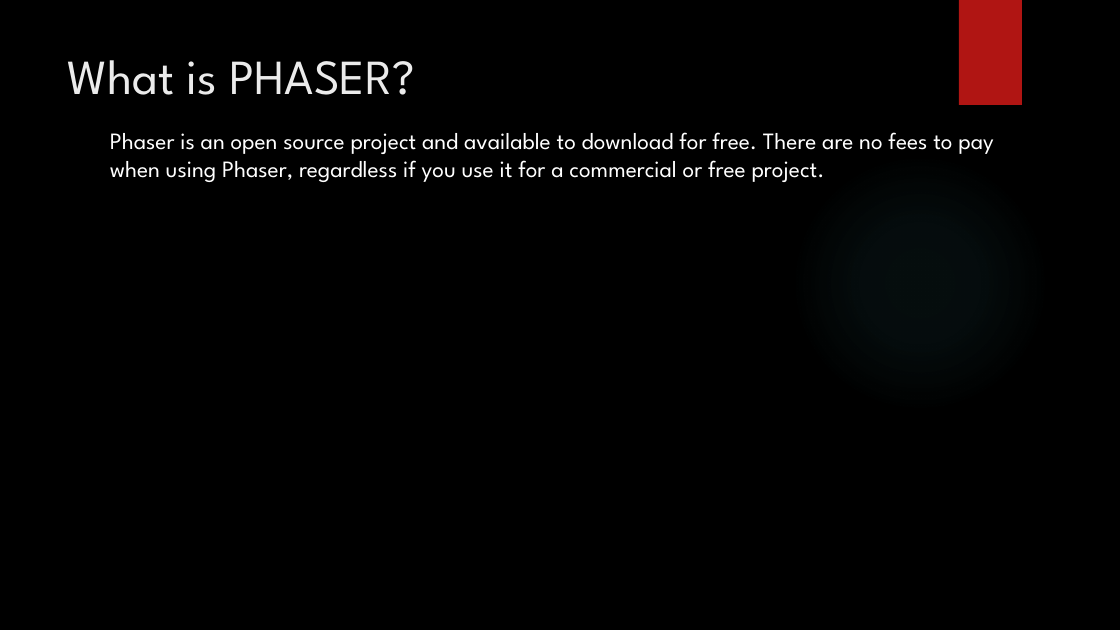
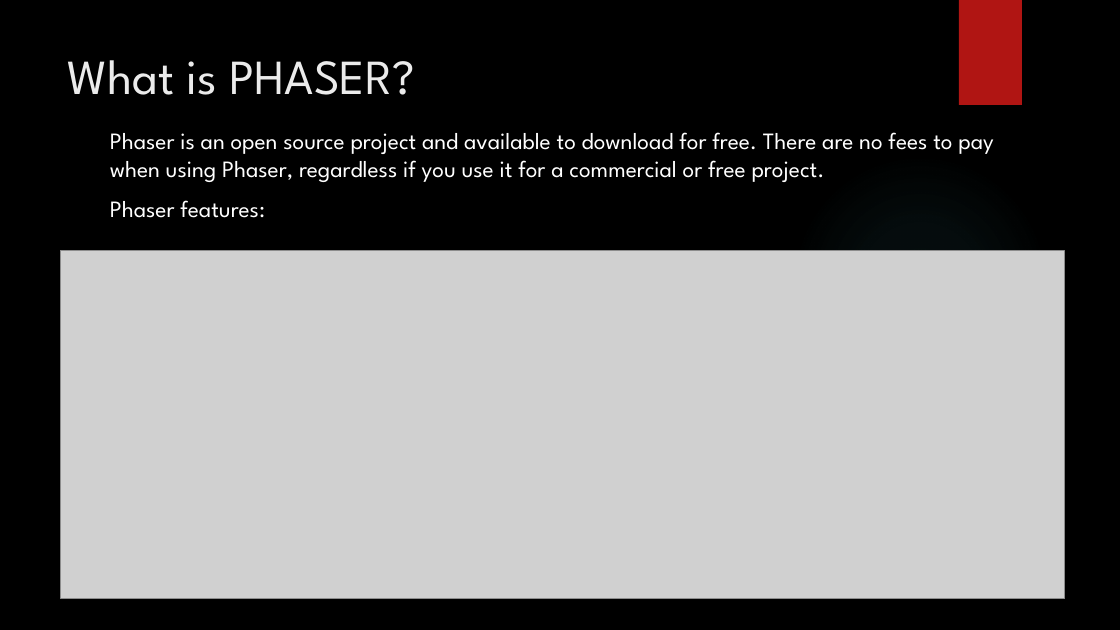
Before and after one commit to jrgabrillo/lectures, a slide deck: slide 2 of phaser/lectures/2. introduction to phaser.pptx. Drawn at 1120x630 pixels with LibreOffice and Linux fonts; fonts in the diff are those of the drawing; grey boxes stand for pictures; background and template pictures are left out. Boxes give left, top, right and bottom in pixels: in the first picture for what was removed or moved away, otherwise in the second. Text is boxed around its words. In the diff, an @@ line names an element or a change of style, - is before the commit and + after.

```diff
--- a/phaser/lectures/2. introduction to phaser.pptx
+++ b/phaser/lectures/2. introduction to phaser.pptx
@@ text at bbox=[110, 200, 265, 218]: paragraph added @@
+Phaser features:
@@ picture added at bbox=[60, 251, 1065, 599] @@
```
Also in this commit, not shown: 4 slides added, 22 other files.
